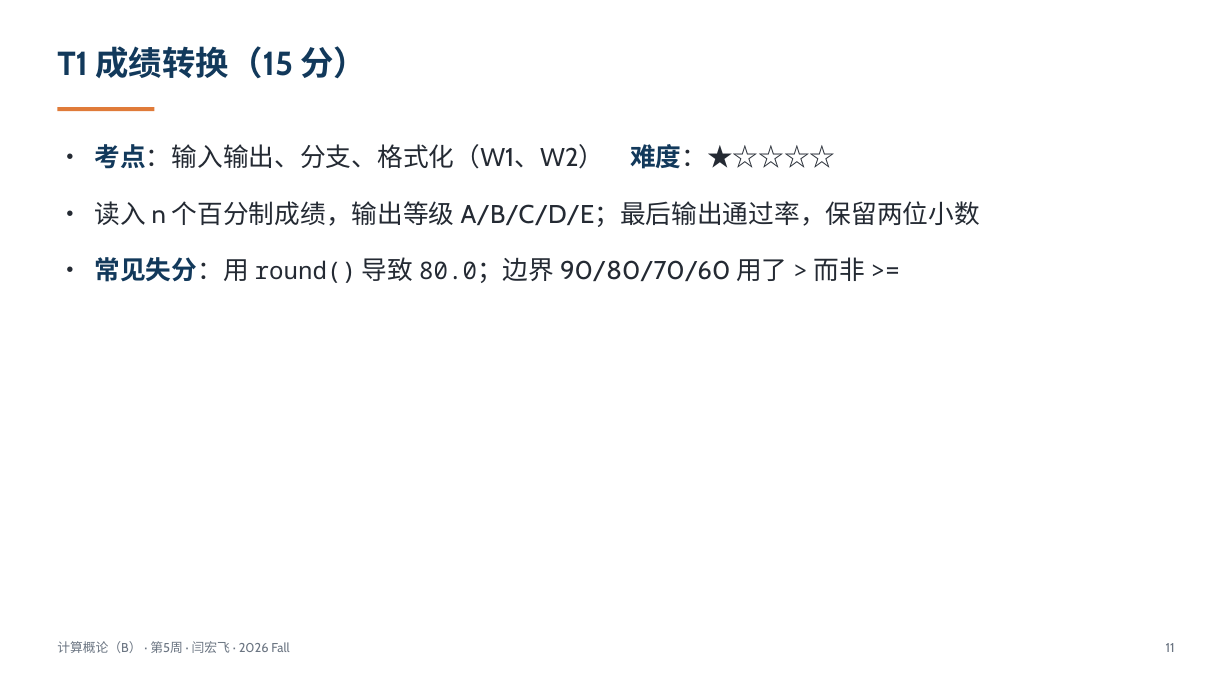
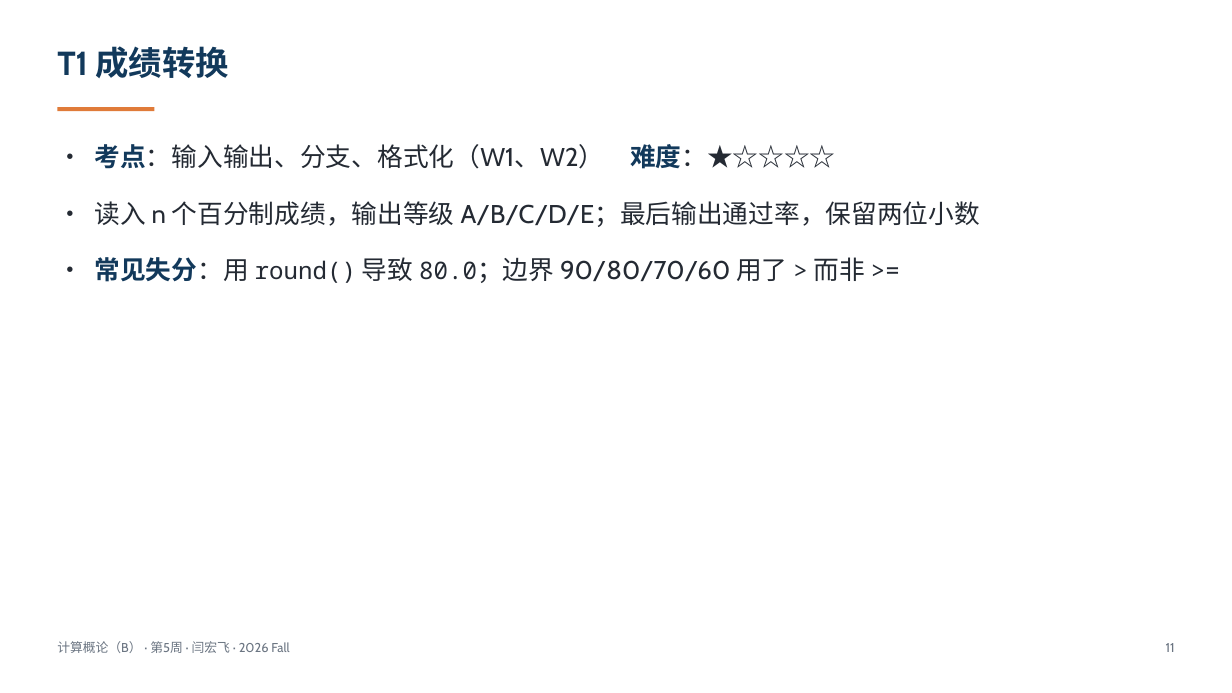
Before and after one commit to GMyhf/2026fall-cs101, a slide deck: slide 11 of courseware/202609_ADS_W05_October_Exam_Review.pptx. Drawn at 1232x693 pixels with LibreOffice and Linux fonts; fonts in the diff are those of the drawing. Boxes give left, top, right and bottom in pixels: in the first picture for what was removed or moved away, otherwise in the second. Text is boxed around its words. In the diff, an @@ line names an element or a change of style, - is before the commit and + after.

```diff
--- a/courseware/202609_ADS_W05_October_Exam_Review.pptx
+++ b/courseware/202609_ADS_W05_October_Exam_Review.pptx
@@ text at (x1=57, y1=46, x2=229, y2=78): text changed @@
-T1 成绩转换（15 分）
+T1 成绩转换
```
Also in this commit, not shown: 6 other slides changed, 1 other file.
